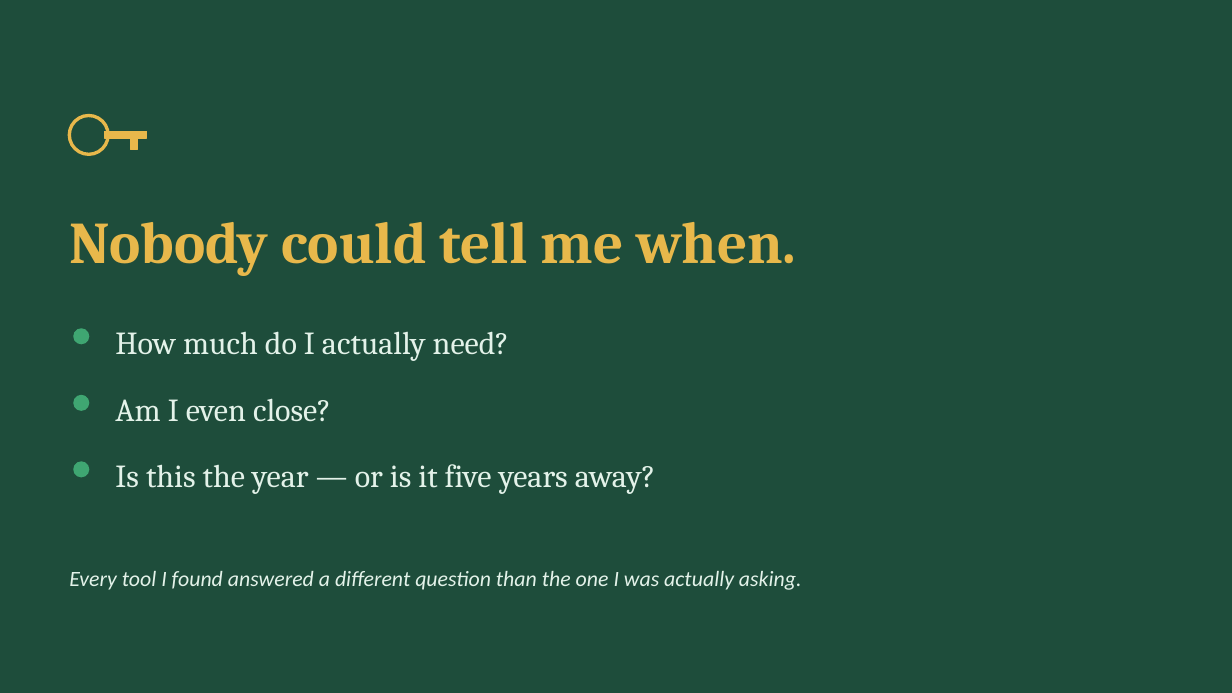
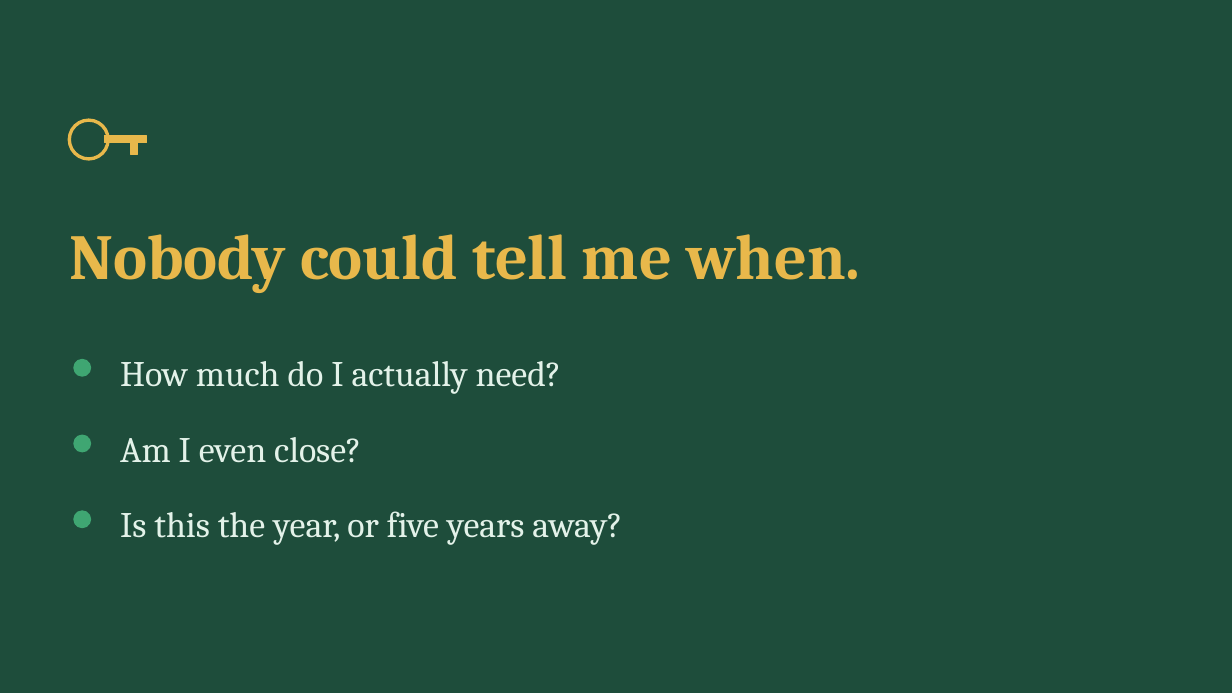
Before and after one commit to jasonmwong603/Claude-Code, a slide deck: slide 3 of apps/keydate/pitch/KeyDate-JCI-Edmonton.pptx. Drawn at 1232x693 pixels with LibreOffice and Linux fonts; fonts in the diff are those of the drawing. Boxes give left, top, right and bottom in pixels: in the first picture for what was removed or moved away, otherwise in the second. Text is boxed around its words. In the diff, an @@ line names an element or a change of style, - is before the commit and + after.

```diff
--- a/apps/keydate/pitch/KeyDate-JCI-Edmonton.pptx
+++ b/apps/keydate/pitch/KeyDate-JCI-Edmonton.pptx
@@ 2 rectangles, 1 ellipse: place and size @@
-2 rectangles, 1 ellipse at box(69, 116, 147, 154)
+2 rectangles, 1 ellipse at box(69, 120, 147, 159)
@@ text "Nobody could tell me when.": place and size @@
-text "Nobody could tell me when." at box(69, 222, 796, 276)
+text "Nobody could tell me when." at box(69, 234, 860, 293)
@@ text "Nobody could tell me when." at box(69, 234, 860, 293): size 46 to 50 pt @@
@@ text "How much do I actually ...": place and size @@
-text "How much do I actually ..." at box(115, 331, 509, 361)
+text "How much do I actually ..." at box(120, 361, 562, 394)
@@ text "How much do I actually ..." at box(120, 361, 562, 394): size 25 to 28 pt @@
@@ ellipse: place and size @@
-ellipse at box(74, 329, 89, 344)
+ellipse at box(74, 360, 91, 376)
@@ ellipse: place and size @@
-ellipse at box(74, 396, 89, 410)
+ellipse at box(74, 435, 91, 452)
@@ text "Am I even close?" at box(120, 437, 361, 463): size 25 to 28 pt @@
@@ text "Am I even close?": place and size @@
-text "Am I even close?" at box(115, 398, 331, 421)
+text "Am I even close?" at box(120, 437, 361, 463)
@@ ellipse: place and size @@
-ellipse at box(74, 462, 89, 477)
+ellipse at box(74, 511, 91, 528)
@@ text at box(120, 511, 622, 545): text changed; size 25 to 28 pt @@
-Is this the year — or is it five years away?
+Is this the year, or five years away?
@@ text removed at box(69, 571, 802, 590) @@
-Every tool I found answered a different question than the one I was actually asking.
```
Also in this commit, not shown: 9 other slides changed, 5 other files.
